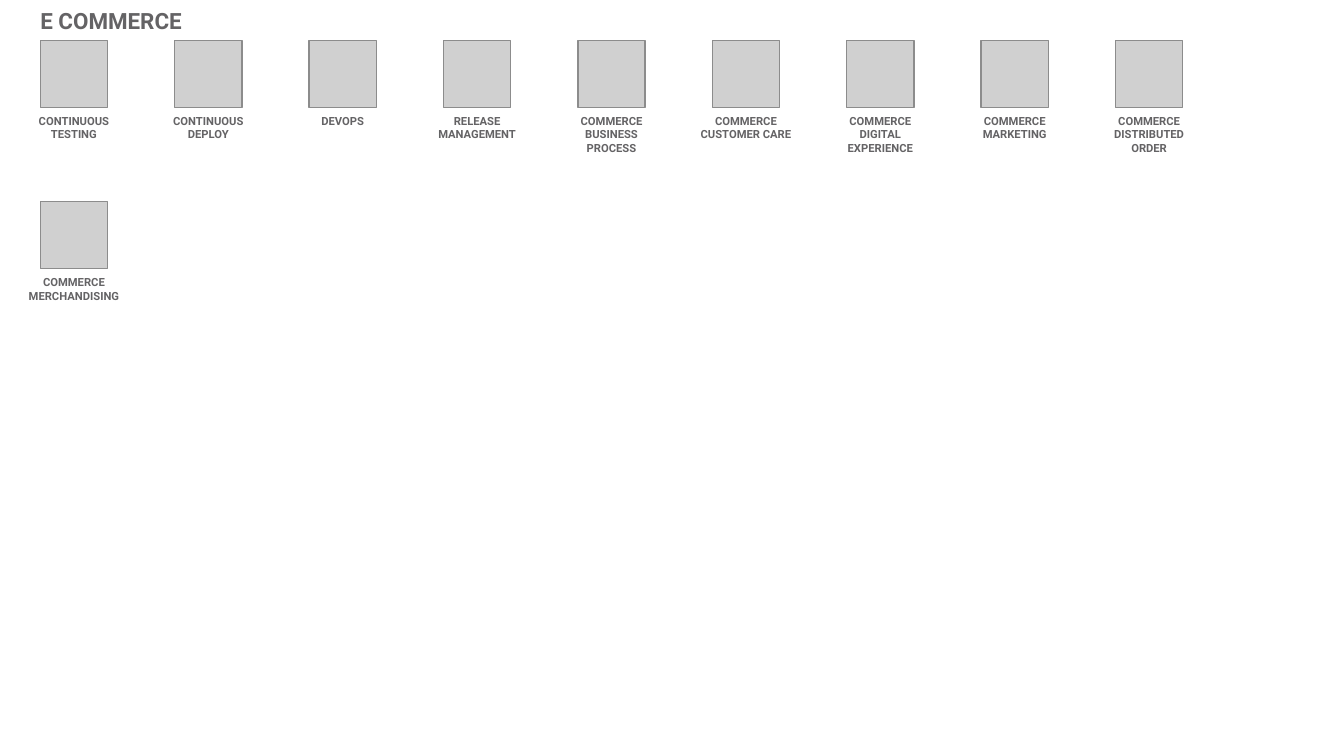
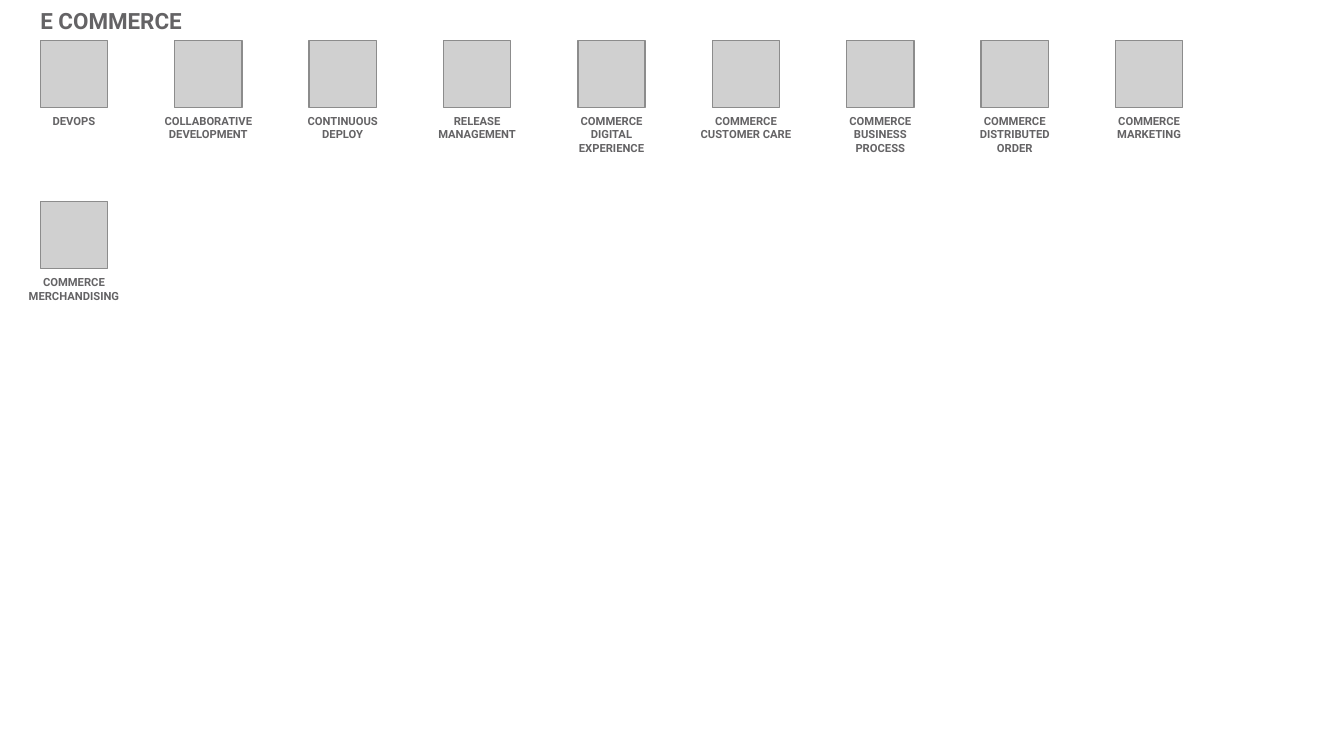
Before and after one commit to l2fprod/myarchitecture, a slide deck: slide 17 of mycatalog-architecture-diagram-template.pptx. Drawn at 1344x756 pixels with LibreOffice and Linux fonts; fonts in the diff are those of the drawing; grey boxes stand for pictures. Boxes give left, top, right and bottom in pixels: in the first picture for what was removed or moved away, otherwise in the second. Text is boxed around its words. In the diff, an @@ line names an element or a change of style, - is before the commit and + after.

```diff
--- a/mycatalog-architecture-diagram-template.pptx
+++ b/mycatalog-architecture-diagram-template.pptx
@@ text at [53, 117, 96, 125]: text changed @@
-CONTINUOUS TESTING
+DEVOPS
@@ text added at [165, 117, 253, 138], 6 pt, text #646365, bold @@
+COLLABORATIVE DEVELOPMENT
@@ text "CONTINUOUS DEPLOY": place and size @@
-text "CONTINUOUS DEPLOY" at [173, 117, 243, 138]
+text "CONTINUOUS DEPLOY" at [308, 117, 378, 138]
@@ text removed at [321, 117, 364, 125] @@
-DEVOPS
@@ text at [579, 117, 644, 152]: text changed @@
-COMMERCE BUSINESS PROCESS
+COMMERCE DIGITAL EXPERIENCE
@@ text at [849, 117, 911, 152]: text changed @@
-COMMERCE DIGITAL EXPERIENCE
+COMMERCE BUSINESS PROCESS
@@ text at [980, 117, 1050, 152]: text changed @@
-COMMERCE MARKETING
+COMMERCE DISTRIBUTED ORDER
@@ text at [1117, 117, 1181, 138]: text changed @@
-COMMERCE DISTRIBUTED ORDER
+COMMERCE MARKETING
```
Also in this commit, not shown: 12 other slides changed, 1 slide added, 1 slide removed.
